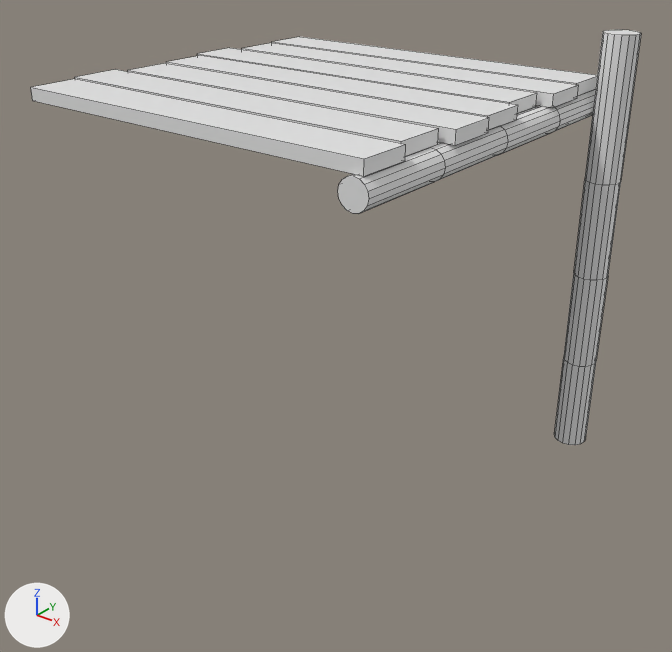
An edit to the FBX model Cozy Town/Assets/FBX/FloorTiles/Steg/Corner_right.2.fbx, drawn before and after from the same camera.
Camera for both pictures: a 50 mm camera at (2.77, -3.47, 2.86) aimed at (0.11, -0.14, 0.8). The lights are fixed; the arrows at lower left show +X, +Y and +Z. Mesh edges are drawn as thin lines. Where no turn or scale is listed for an object, it has been applied to the vertices.

In view in the first picture: 'Corner_right.1'.
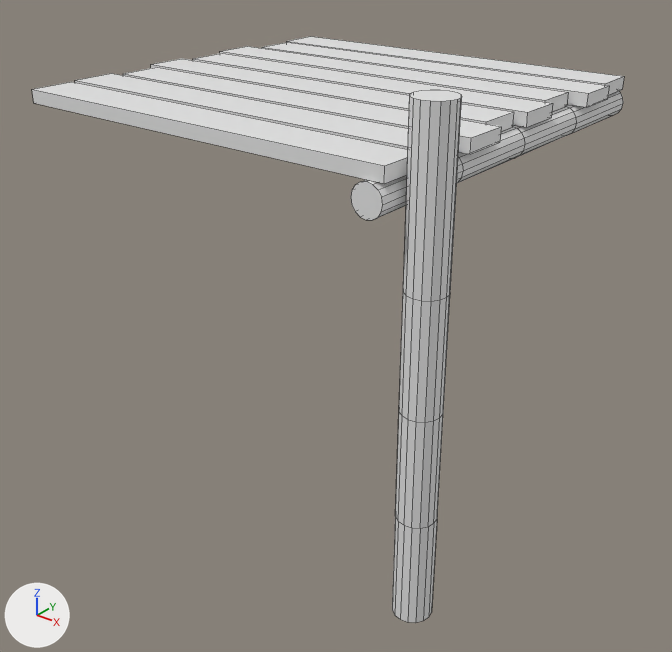
What differs and where, as boxes [x1, y1, x2, y2] in the pictures (672 x 652 px; the box of a moved part takes in the faces that stretch with it):
'Corner_right.1', reshaped (41% taller): before [31, 30, 641, 445]; after [32, 36, 624, 623]
part 1 of me_cylinder_029, moved or reshaped: before [338, 89, 596, 214]; after [351, 91, 623, 220]
part 2 of me_cylinder_029, moved or reshaped: before [554, 30, 641, 445]; after [392, 90, 462, 623]
part 3 of me_cylinder_029, added: after [287, 36, 624, 95]
part 4 of me_cylinder_029, added: after [262, 42, 609, 107]
part 5 of me_cylinder_029, added: after [220, 46, 568, 111]
part 6 of me_cylinder_029, added: after [193, 53, 553, 127]
part 7 of me_cylinder_029, added: after [123, 67, 501, 154]
part 8 of me_cylinder_029, added: after [75, 73, 409, 149]
part 9 of me_cylinder_029, added: after [32, 82, 408, 184]
part 10 of me_cylinder_029, added: after [151, 58, 514, 131]
part 11 of me_cylinder_029, deleted: before [31, 37, 597, 176]

The change in detail:
me_cylinder_029 is used by ob_corner_right_1; location (0.0, 0.0, 0.0).
me_cylinder_029 had 216 vertices, 174 faces and spanned x -1.09..1.09, y -0.97..0.97, z 0.0..2.2.
me_cylinder_029 now has 224 vertices, 180 faces and spans x -1.04..1.17, y -1.0..1.0, z 0.0..2.21.
me_cylinder_029 part 1: the loose piece of 80 vertices spanning x 0.78..0.92, y -0.97..0.97, z 1.78..1.92 is scaled about its middle by (1, 1.02, 1), then moved by (0.08, 0.0, 0.0).
me_cylinder_029 part 2: the loose piece of 80 vertices spanning x 0.92..1.09, y 0.77..0.94, z 0.0..2.2 is moved by (0.08, -1.69, 0.0).
me_cylinder_029 part 3: a new loose piece, a box spanning x -0.99..0.99, y 0.77..0.99, z 1.92..1.982.
me_cylinder_029 part 4: a new loose piece, a box spanning x -0.956..1.024, y 0.52..0.74, z 1.92..1.982.
me_cylinder_029 part 5: a new loose piece, a box spanning x -1.039..0.941, y 0.27..0.49, z 1.92..1.982.
me_cylinder_029 part 6: a new loose piece, a box spanning x -0.99..0.99, y 0.02..0.24, z 1.92..1.982.
me_cylinder_029 part 7: a new loose piece, a box spanning x -0.956..1.024, y -0.48..-0.26, z 1.92..1.982.
me_cylinder_029 part 8: a new loose piece, a box spanning x -1.005..0.975, y -0.73..-0.51, z 1.92..1.982.
me_cylinder_029 part 9: a new loose piece, a box spanning x -0.99..0.99, y -0.98..-0.76, z 1.92..1.982.
me_cylinder_029 part 10: a new loose piece, a box spanning x -1.039..0.941, y -0.23..-0.01, z 1.92..1.982.
me_cylinder_029 part 11: 7 loose pieces with 56 vertices, spanning x -1.09..0.91, y -0.95..0.95, z 1.92..1.98, are deleted.
